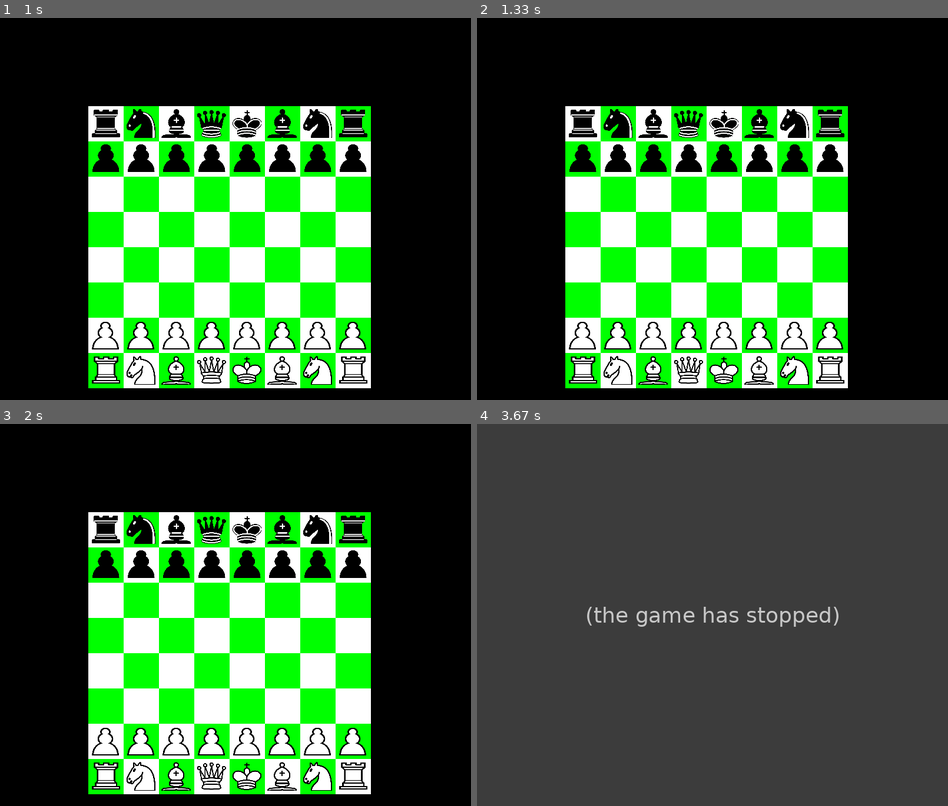
Above: before the commit, frames 1-4 (two rows, left to right).
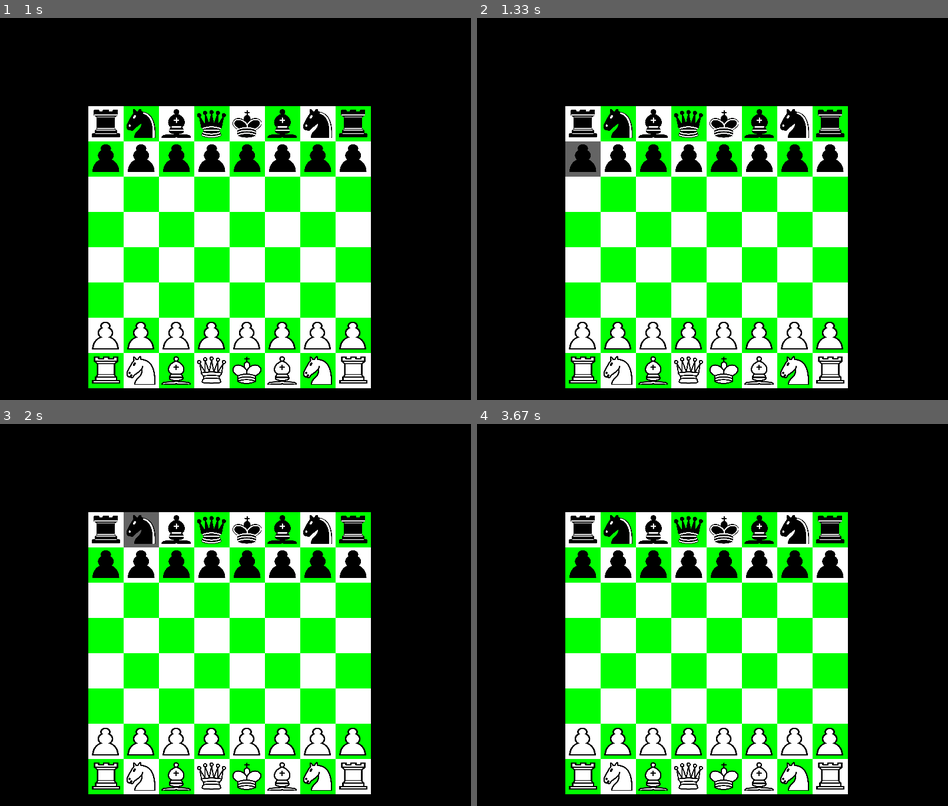
Above: after the commit, the same moments.

Repository: Paravati/LearningChessWithFun
Game: pygame game, started from objective/main.py
The game is run twice, just before and just after one commit, with the same random seed, the same clock (stepped at 60 frames per second) and the same inputs.
Inputs (mouse positions are in pixels of both pictures, inside the frame that each line leads up to):
- Up to frame 1 (1 s): click (235, 209) at 0.38 s
- Up to frame 2 (1.33 s): click (566, 151) at 1.22 s
- Up to frame 3 (2 s): click (292, 649) at 1.55 s; click (122, 538) at 1.88 s
- Up to frame 4 (3.67 s): click (688, 714) at 2.22 s; click (698, 550) at 2.55 s; click (646, 534) at 2.88 s; click (834, 580) at 3.22 s; click (858, 607) at 3.55 s

Frame 1 is identical in both runs. In frame 2, 0.4% of the frame differs, in the area x 18-27%, y 32-42%; in frame 3, 0.4%; in frame 4, 100%, in the area x 0-100%, y 0-100%.
Error before the commit: KeyError: '' (main.py line 54); the game stopped at 3.55 s (later frames are placeholders)

Commit message:
only if user clicked on field with figure then we can check field to move

Diff:
--- a/objective/main.py
+++ b/objective/main.py
@@ -53,7 +53,7 @@
                     checkedField1st = chessboard.getNameOfField((pos_of_click[0], pos_of_click[1]))
                     if chessboard.figurePos[checkedField1st] is not None:
                         pointedField = chessboard.chessboardFields[checkedField1st]
-        if ev.type == pygame.MOUSEBUTTONDOWN and checkedField1st is not None:
+        if ev.type == pygame.MOUSEBUTTONDOWN and chessboard.figurePos[checkedField1st] is not None:  # only if user clicked on field with figure then we can check field to move
             pos_of_click = ev.dict['pos']
             if x_offset_of_Board < pos_of_click[0] < surface.get_height():
                 if y_offset_of_Board < pos_of_click[1] < surface.get_width():
